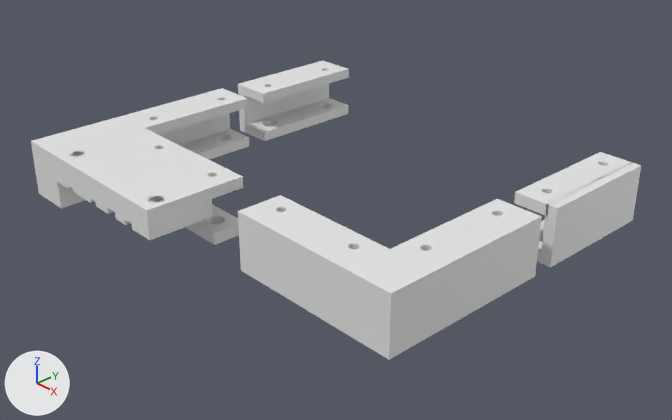
A saved change to the Blender file pc-storage/pc-storage.blend.
Before and after are seen from a camera (50 mm lens) standing at (0.372, -0.339, 0.184) and looking at (0.113, -0.099, 0.009). Lighting does not change. The marker at lower left points along +X, +Y and +Z. The first picture is the older version.

Script lines for the objects in view, before the commit:
```python
ob_bottom_007 = bpy.data.objects.new('bottom.007', me_cube_034)
ob_bottom_007.location = (0.008, -0.1, 0.0235)
ob_bottom_007.scale = (8.0, 30.0, 2.5)
ob_part_below_001 = bpy.data.objects.new('part-below.001', me_cube_011)
ob_part_below_001.location = (0.0529, -0.161, 0.0195)
ob_part_below_001.scale = (2.47, 1.0, 0.433)
ob_plane_008 = bpy.data.objects.new('Plane.008', me_plane_009)
ob_plane_008.location = (0.155, -0.1081, 0.0)
ob_plane_008.scale = (1.0, 0.953, 1.0)
# also in view: 'Plane.014' at (0.152, -0.149, 0.013); 'Plane.005' at (0.192, -0.03, 0.013); 'Plane.015' at (0.182, -0.138, 0.023); 'Plane.011' at (-0.002, -0.123, 0.013); 'bottom.005' at (0.183, -0.03, 0.023)
```
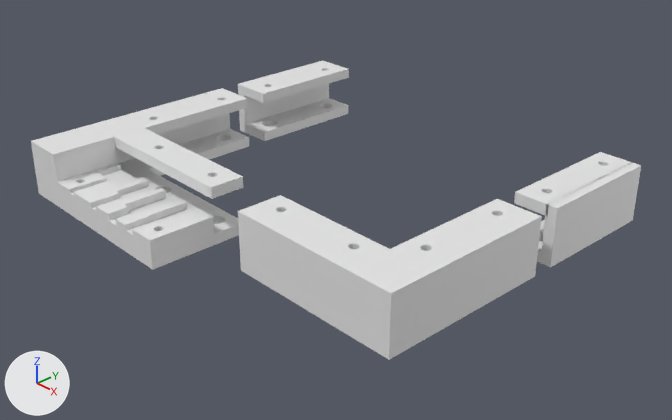
Where the change shows, as pixel boxes [x1, y1, x2, y2] in the pictures (672 x 420 px):
'part-below.001', moved: before [53, 137, 213, 240]; after [57, 163, 215, 270]

Diff of the bpy script that builds the scene:
```diff
--- a/pc-storage/pc-storage.blend.py
+++ b/pc-storage/pc-storage.blend.py
@@ ob_part_below_001 @@
 ob_part_below_001 = bpy.data.objects.new('part-below.001', me_cube_011)
-ob_part_below_001.location = (0.0529, -0.161, 0.0195)
+ob_part_below_001.location = (0.0529, -0.161, 0.0065)
 ob_part_below_001.scale = (2.47, 1.0, 0.433)
```
